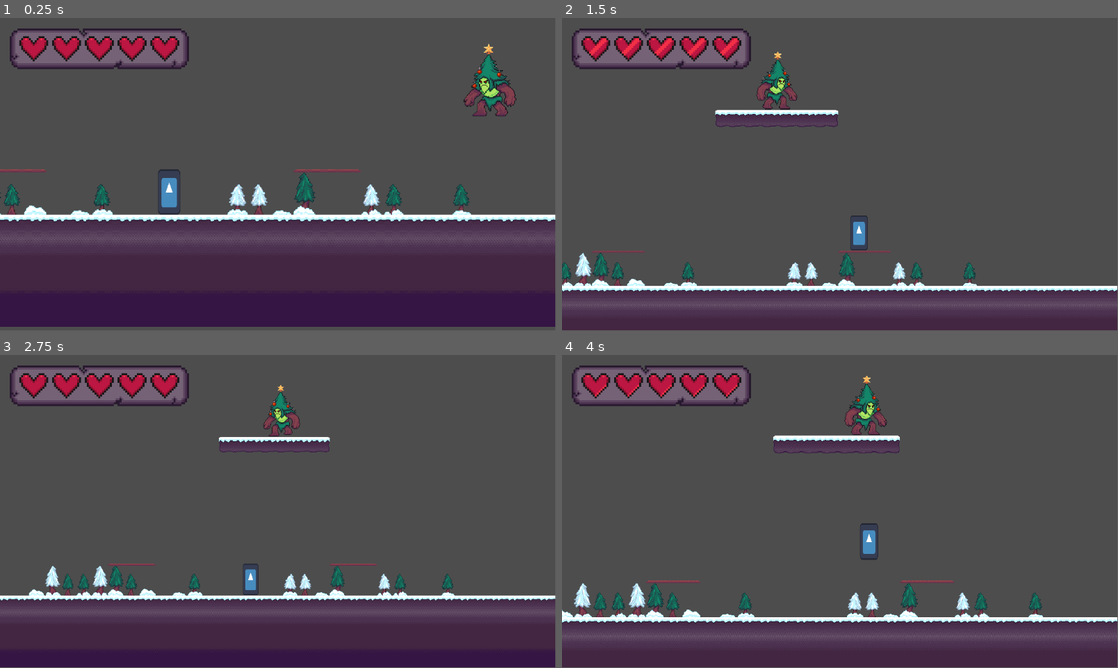
Above: before the commit, frames 1-4 (two rows, left to right).
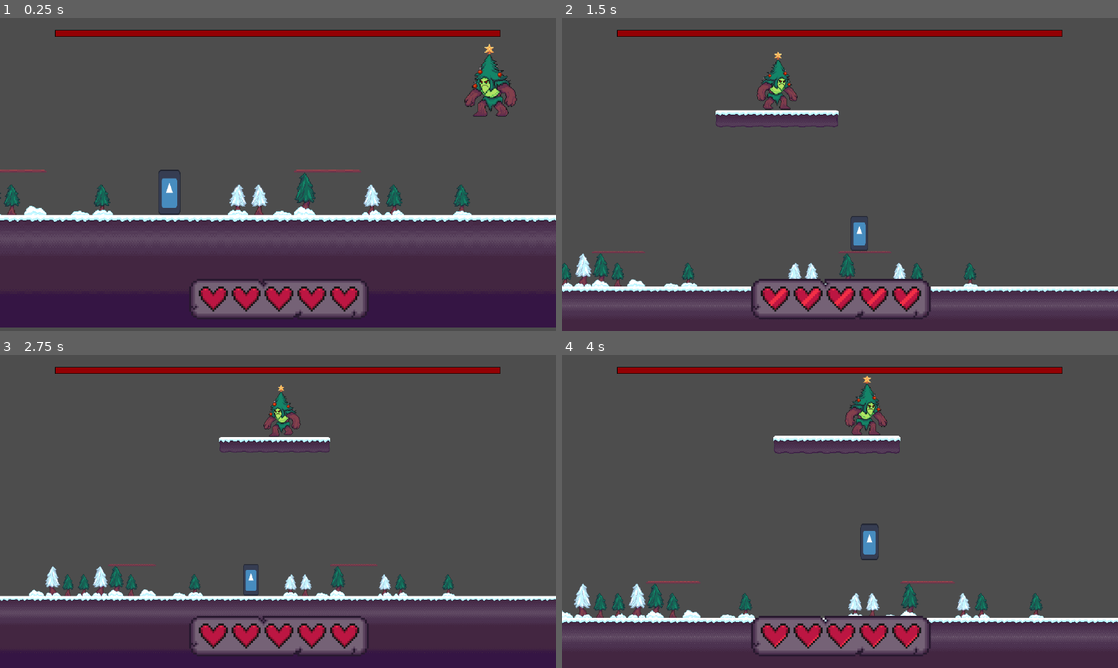
Above: after the commit, the same moments.

Repository: willsattanuparp/wild-jam-76-game
Game: Godot game, scene res://Assets/Scenes/Levels/tree_level.tscn
Same seed, same stepped clock (60 frames per second), same inputs: the game is played once before the commit and once after it. The engine's default icon, where the game draws it, is replaced by a stand-in: a white triangle on a blue panel in a dark square.
Inputs (mouse positions are in pixels of both pictures, inside the frame that each line leads up to):
- Up to frame 1 (0.25 s): no input
- Up to frame 2 (1.5 s): move the mouse to (962, 158) at 0.52 s; hold D (Right) 0.53-1.25 s; click (962, 158) at 0.6 s; tap Space (Jump) at 0.77 s; drag from (728, 190) to (878, 233) at 1.27 s
- Up to frame 3 (2.75 s): move the mouse to (333, 442) at 2.02 s; hold A (Left) from 2.03 s (still down); tap E (Special) at 2.1 s
- Up to frame 4 (4 s): release A (Left) at 2.75 s; drag from (812, 574) to (851, 514) at 2.77 s; move the mouse to (1006, 558) at 3.52 s; hold D (Right) from 3.53 s (still down); tap Shift (Crouch) at 3.6 s; tap Space (Jump) at 3.77 s
In our replay, the window is 799x449 before the commit and 800x450 after it. These sizes can differ from the game's own. Grey fills any space a smaller window leaves; there, only what the larger window draws over its background counts as a difference.

The runs differ from the first frame. In frame 1, 11% of the frame differs, in the area x 0-100%, y 3-99%; in frame 2, 9.8%; in frame 3, 10%; in frame 4, 11%.

Commit message:
hooked up hp bar to enemy

Diff:
--- a/platformer-test/Assets/Scenes/Levels/tree_level.tscn
+++ b/platformer-test/Assets/Scenes/Levels/tree_level.tscn
@@ -352,5 +352,6 @@
 [node name="Level_UI" parent="UI" instance=ExtResource("7_yh47m")]
 metadata/_edit_use_anchors_ = true
 
+[connection signal="update_hp_bar" from="EnemyTree" to="UI/Level_UI" method="_on_enemy_tree_update_hp_bar"]
 [connection signal="ui_heart_damage" from="Player" to="UI/Level_UI" method="_on_player_ui_heart_damage"]
 [connection signal="area_exited" from="ExitArea" to="." method="_on_exit_area_area_exited"]
--- a/platformer-test/Assets/Scenes/UI/level_ui.tscn
+++ b/platformer-test/Assets/Scenes/UI/level_ui.tscn
@@ -1,9 +1,23 @@
-[gd_scene load_steps=3 format=3 uid="uid://b1byvhom0yvmm"]
+[gd_scene load_steps=9 format=3 uid="uid://b1byvhom0yvmm"]
 
 [ext_resource type="PackedScene" uid="uid://cvmwbdrqv3ylm" path="res://Assets/Scenes/UI/heart_bar.tscn" id="1_giufm"]
 [ext_resource type="Script" path="res://Scripts/level_ui.gd" id="1_il5n0"]
+[ext_resource type="FontFile" uid="uid://cx0trl8kduilf" path="res://Assets/Fonts/DePixelKlein.ttf" id="3_kvmjs"]
+[ext_resource type="Texture2D" uid="uid://fl3fr2rrauu1" path="res://Assets/Sprites/whitesquare.png" id="3_oactl"]
 
-[node name="Level_UI" type="Control" node_paths=PackedStringArray("heart_bar")]
+[sub_resource type="ShaderMaterial" id="ShaderMaterial_ijyke"]
+
+[sub_resource type="Theme" id="Theme_4cne5"]
+default_font = ExtResource("3_kvmjs")
+
+[sub_resource type="StyleBoxFlat" id="StyleBoxFlat_rk8fa"]
+bg_color = Color(0.262745, 0.14902, 0.254902, 1)
+border_color = Color(0.2, 0.152941, 0.101961, 1)
+
+[sub_resource type="StyleBoxFlat" id="StyleBoxFlat_jm7ow"]
+bg_color = Color(0.580392, 0, 0.0156863, 1)
+
+[node name="Level_UI" type="Control" node_paths=PackedStringArray("heart_bar", "boss_bar")]
 layout_mode = 3
 anchors_preset = 15
 anchor_right = 1.0
@@ -11,13 +25,37 @@
 grow_horizontal = 2
 grow_vertical = 2
 script = ExtResource("1_il5n0")
-heart_bar = NodePath("BoxContainer/HeartBar")
+heart_bar = NodePath("HeartBar")
+boss_bar = NodePath("BoxContainer/BossBar")
+
+[node name="HeartBar" parent="." instance=ExtResource("1_giufm")]
+position = Vector2(576, 582)
+scale = Vector2(4, 4)
+
+[node name="HBBG" type="Sprite2D" parent="."]
+modulate = Color(0, 0, 0, 1)
+material = SubResource("ShaderMaterial_ijyke")
+position = Vector2(575.5, 32)
+scale = Vector2(11.5375, 0.175)
+texture = ExtResource("3_oactl")
 
 [node name="BoxContainer" type="BoxContainer" parent="."]
 layout_mode = 1
-offset_right = 40.0
-offset_bottom = 40.0
+anchors_preset = -1
+anchor_left = 0.1
+anchor_top = 0.04
+anchor_right = 0.9
+anchor_bottom = 0.06
+grow_horizontal = 2
+grow_vertical = 2
 
-[node name="HeartBar" parent="BoxContainer" instance=ExtResource("1_giufm")]
-position = Vector2(204, 64)
-scale = Vector2(4, 4)
+[node name="BossBar" type="ProgressBar" parent="BoxContainer"]
+layout_mode = 2
+size_flags_horizontal = 3
+size_flags_vertical = 1
+size_flags_stretch_ratio = 0.0
+theme = SubResource("Theme_4cne5")
+theme_override_styles/background = SubResource("StyleBoxFlat_rk8fa")
+theme_override_styles/fill = SubResource("StyleBoxFlat_jm7ow")
+value = 100.0
+show_percentage = false
--- a/platformer-test/Assets/Scenes/enemy.tscn
+++ b/platformer-test/Assets/Scenes/enemy.tscn
@@ -2,7 +2,7 @@
 
 [ext_resource type="Script" path="res://Scripts/enemy.gd" id="1_y31qk"]
 
-[node name="Enemy" type="CharacterBody2D" node_paths=PackedStringArray("animation_player", "vision_ray", "enemy_sprite")]
+[node name="Enemy" type="CharacterBody2D" node_paths=PackedStringArray("animation_player", "vision_ray", "enemy_sprite") groups=["Enemy"]]
 collision_layer = 16
 collision_mask = 2
 script = ExtResource("1_y31qk")
--- a/platformer-test/Scripts/enemy.gd
+++ b/platformer-test/Scripts/enemy.gd
@@ -51,6 +51,7 @@
 var attack_timer = initial_attack_timer
 
 signal victory()
+signal update_hp_bar(value)
 
 func _ready() -> void:
 	pacing_boundry = current_landing.get_boundries()
@@ -78,7 +79,7 @@
 	movement_animations(4.0)
 	move_and_slide()
 
-func movement_animations(anim_speed):
+func movement_animations(_anim_speed):
 	pass
 
 func jump(jump_force,anim_speed):
@@ -86,7 +87,7 @@
 	velocity.y = jump_force
 	play_jump_animation(anim_speed)
 
-func play_jump_animation(anim_speed):
+func play_jump_animation(_anim_speed):
 	pass
 
 func attack_state_matcher(delta: float):
@@ -199,8 +200,6 @@
 			pass
 		else:
 			pass
-	if health <= 0:
-		victory.emit()
 
 #movement state methods
 func movement_state_idle(_delta):
@@ -330,8 +329,12 @@
 				printerr("No type!")
 		await get_tree().create_timer(time_between_attacks).timeout
 
-
-
+func damage(value):
+	health -= value
+	clamp(health,0,100)
+	update_hp_bar.emit(health)
+	if health <= 0:
+		victory.emit()
 
 func flip_player(face_right):
 	facing_right = face_right
--- a/platformer-test/Scripts/level_ui.gd
+++ b/platformer-test/Scripts/level_ui.gd
@@ -1,7 +1,10 @@
 extends Control
 
 @export var heart_bar: Sprite2D
-
+@export var boss_bar: ProgressBar
 
 func _on_player_ui_heart_damage() -> void:
 	heart_bar.take_damage()
+
+func _on_enemy_tree_update_hp_bar(value: Variant) -> void:
+	boss_bar.value = value
--- a/platformer-test/Scripts/projectile.gd
+++ b/platformer-test/Scripts/projectile.gd
@@ -80,7 +80,8 @@
 		body.damage()
 		projectile_explode()
 	if body.is_in_group("Enemy"):
-		body.damage()
+		print("testdamage")
+		body.damage(4)
 
 func _process(delta: float) -> void:
 	#freezing logic
--- a/platformer-test/project.godot
+++ b/platformer-test/project.godot
@@ -18,6 +18,10 @@
 [autoload]
 
 procam="*res://addons/ProCam2D/scripts/autoload.gd"
+
+[display]
+
+window/stretch/mode="viewport"
 
 [dotnet]
 
Binary file added: platformer-test/Assets/Fonts/DePixelKlein.ttf
Not shown, added: platformer-test/Assets/Fonts/DePixelKlein.ttf.import
Binary file added: platformer-test/Assets/Sprites/whitesquare.png
Not shown, added: platformer-test/Assets/Sprites/whitesquare.png.import
